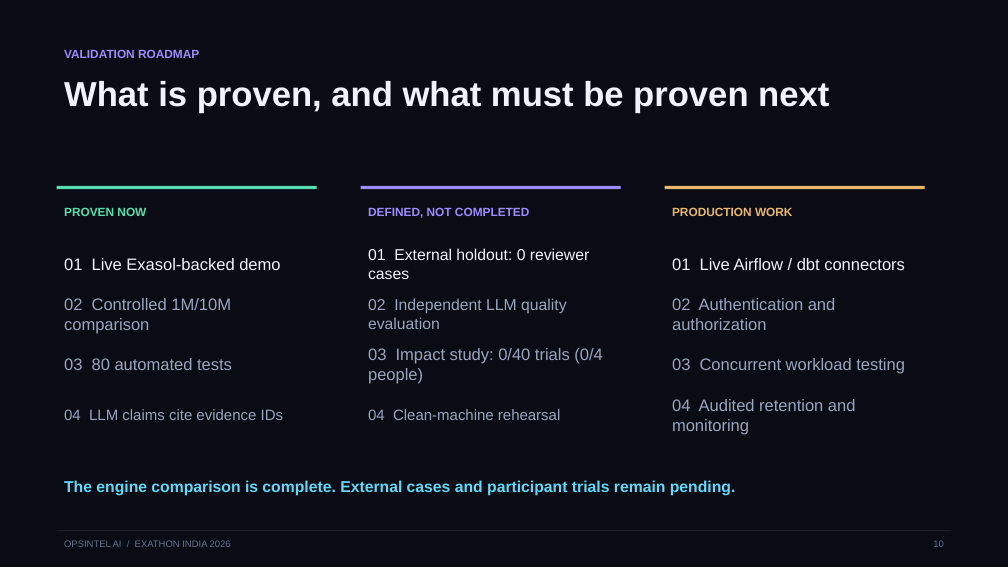
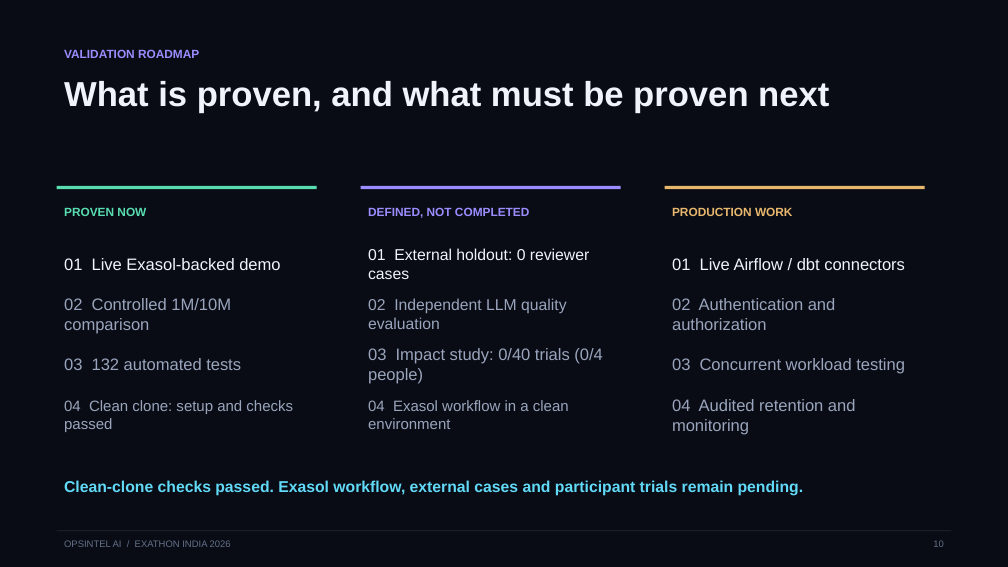
Before and after one commit to Anafa-thabassum/opsintel-ai, a slide deck: slide 10 of submission/opsintel-ai-pitch-deck.pptx. Drawn at 1008x567 pixels with LibreOffice and Linux fonts; fonts in the diff are those of the drawing. Boxes give left, top, right and bottom in pixels: in the first picture for what was removed or moved away, otherwise in the second. Text is boxed around its words. In the diff, an @@ line names an element or a change of style, - is before the commit and + after.

```diff
--- a/submission/opsintel-ai-pitch-deck.pptx
+++ b/submission/opsintel-ai-pitch-deck.pptx
@@ text at (x1=64, y1=358, x2=241, y2=370): text changed @@
-03 80 automated tests
+03 132 automated tests
@@ text at (x1=64, y1=400, x2=293, y2=432): text changed @@
-04 LLM claims cite evidence IDs
+04 Clean clone: setup and checks passed
@@ text at (x1=368, y1=400, x2=569, y2=429): text changed @@
-04 Clean-machine rehearsal
+04 Exasol workflow in a clean environment
@@ text at (x1=64, y1=480, x2=804, y2=496): text changed @@
-The engine comparison is complete. External cases and participant trials remain pending.
+Clean-clone checks passed. Exasol workflow, external cases and participant trials remain pending.
```
Also in this commit, not shown: 2 other slides changed, 1 other file.
